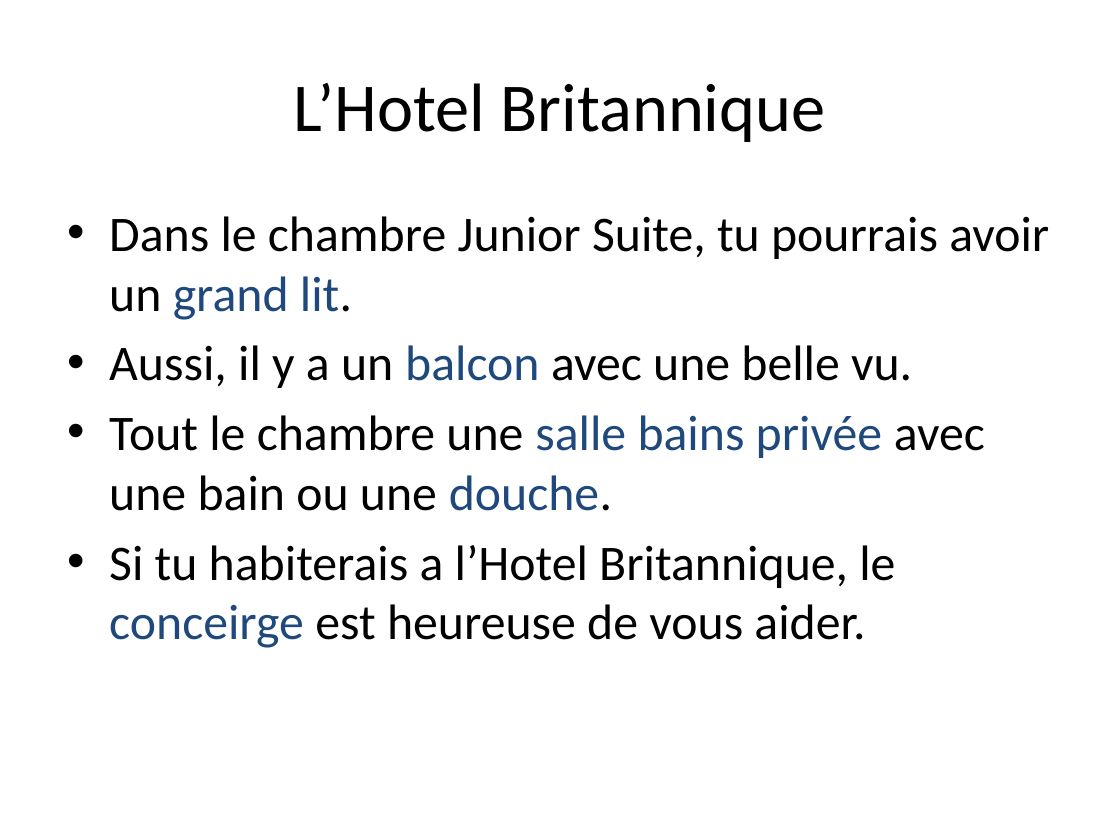
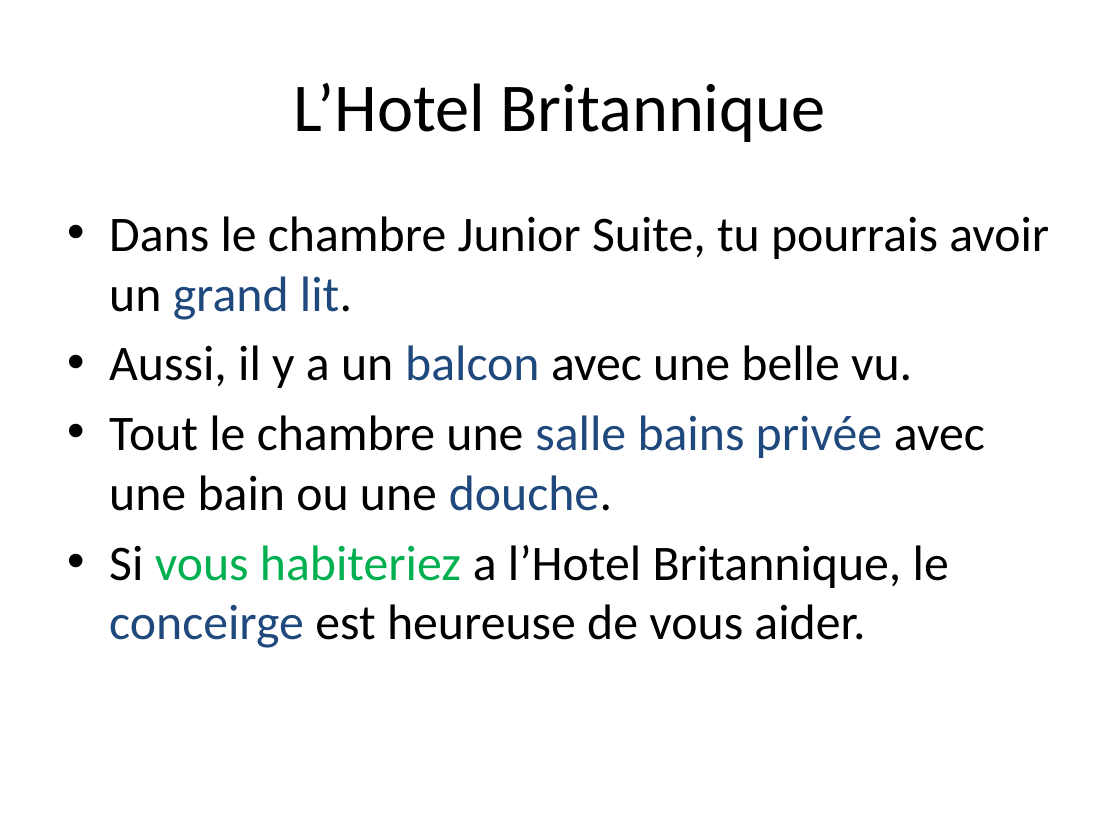
Before and after one commit to ethnt/apcs, a slide deck: slide 5 of Miscellaneous/Arrondissment No1.pptx. Drawn at 1120x840 pixels with LibreOffice and Linux fonts; fonts in the diff are those of the drawing. Boxes give left, top, right and bottom in pixels: in the first picture for what was removed or moved away, otherwise in the second. Text is boxed around its words. In the diff, an @@ line names an element or a change of style, - is before the commit and + after.

```diff
--- a/Miscellaneous/Arrondissment No1.pptx
+++ b/Miscellaneous/Arrondissment No1.pptx
@@ text at (109, 545, 949, 648): text changed @@
-• Si tu habiterais a l’Hotel Britannique, le conceirge est heureuse de vous aider.
+• Si vous habiteriez a l’Hotel Britannique, le conceirge est heureuse de vous aider.
```
Also in this commit, not shown: 1 other slide changed, 3 slides added, 1 slide removed.
